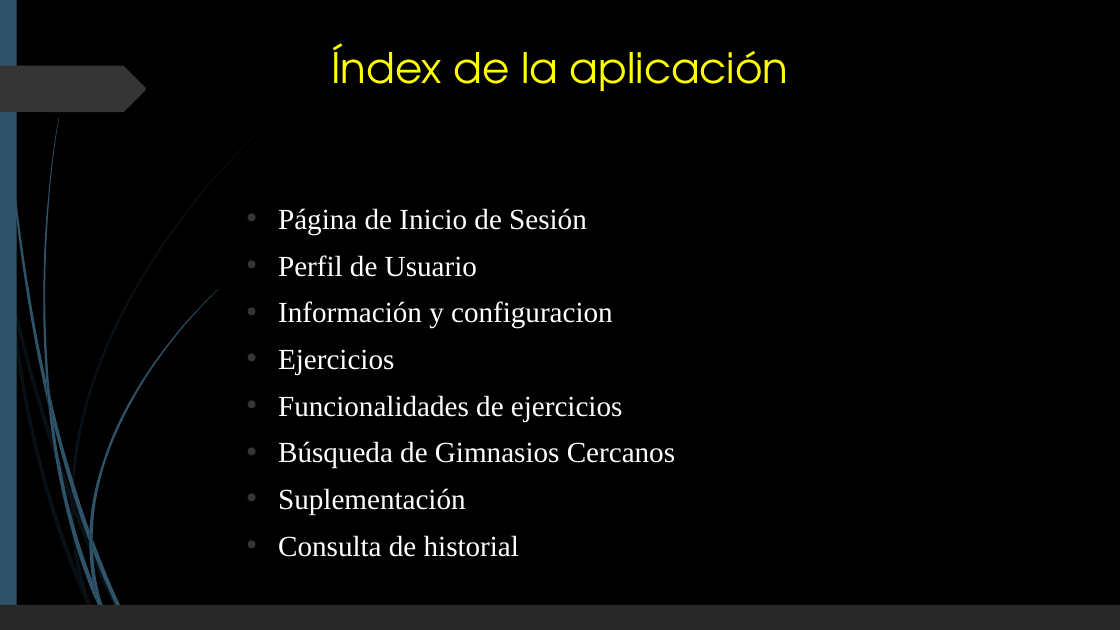
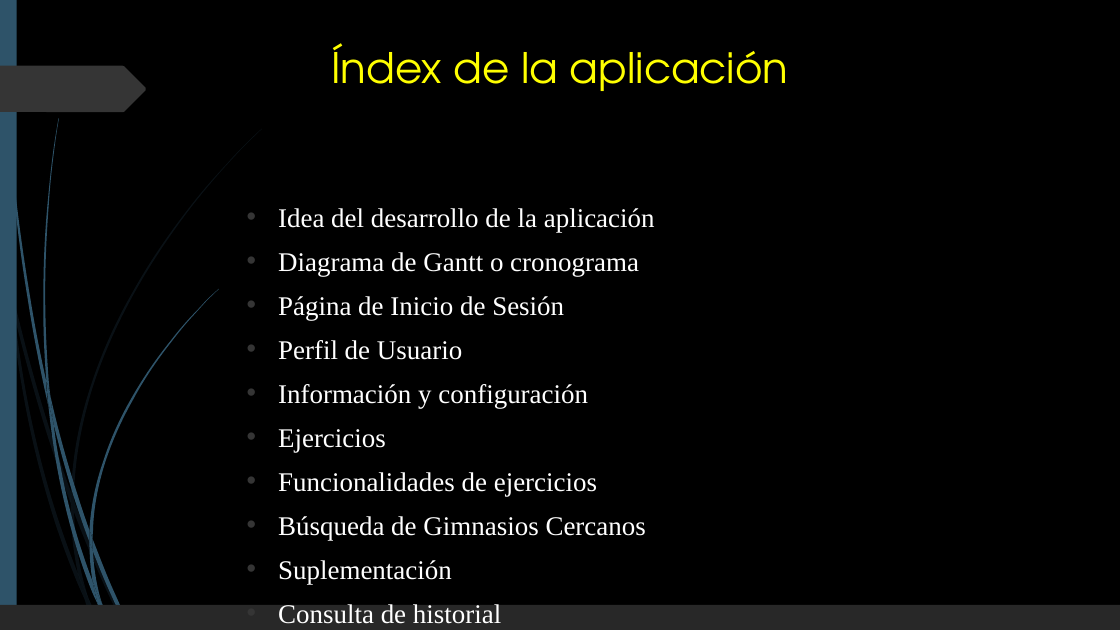
Before and after one commit to JavierRamiro8/Temple-Body, a slide deck: slide 2 of Documentacion/TEMPLE BODY.pptx. Drawn at 1120x630 pixels with LibreOffice and Linux fonts; fonts in the diff are those of the drawing. Boxes give left, top, right and bottom in pixels: in the first picture for what was removed or moved away, otherwise in the second. Text is boxed around its words. In the diff, an @@ line names an element or a change of style, - is before the commit and + after.

```diff
--- a/Documentacion/TEMPLE BODY.pptx
+++ b/Documentacion/TEMPLE BODY.pptx
@@ text at (278, 208, 655, 276): paragraphs added @@
+• Idea del desarrollo de la aplicación
+• Diagrama de Gantt o cronograma
@@ text at (278, 296, 646, 584): size 25 to 23.1 pt in "Página de Inicio de Sesión", "Perfil de Usuario", "Ejercicios", "Funcionalidades de ejercicios" and 3 more places @@
@@ text at (278, 384, 588, 408): text changed; size 25 to 23.1 pt @@
-• Información y configuracion
+• Información y configuración
```
Also in this commit, not shown: 8 other slides changed, 2 slides added, 1 other file.
